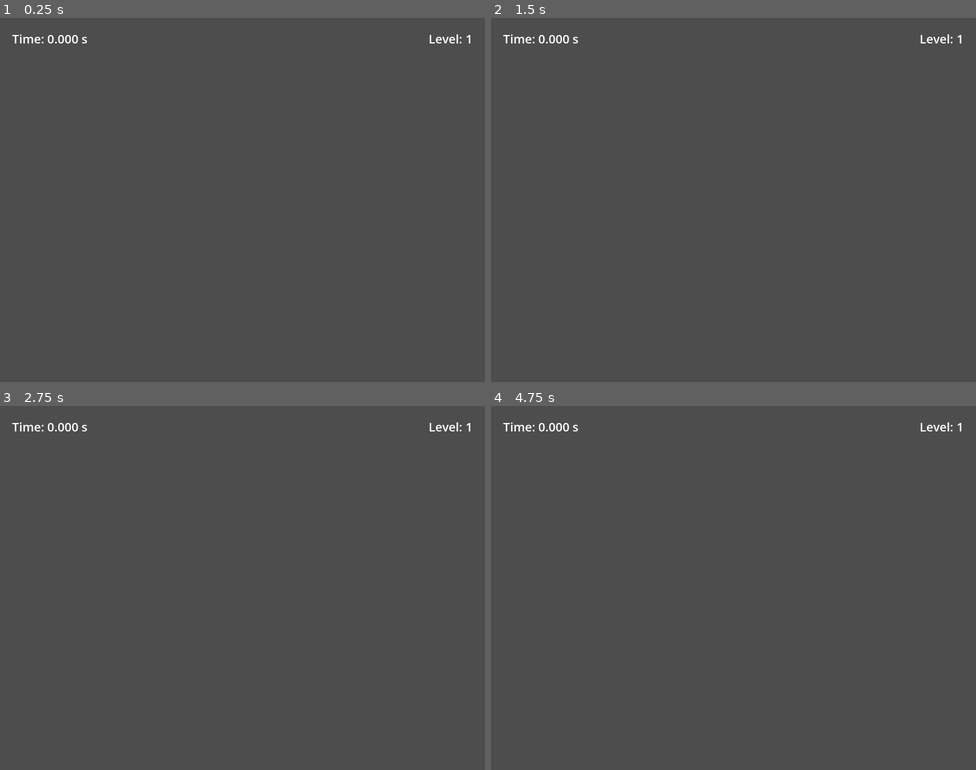
Above: before the commit, frames 1-4 (two rows, left to right).
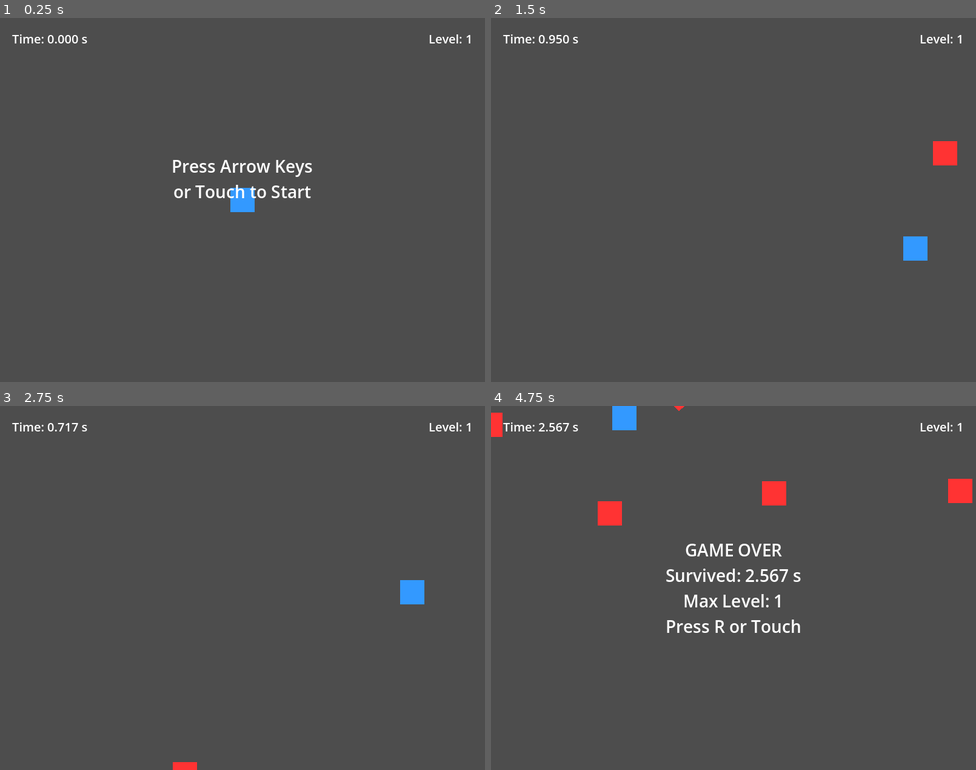
Above: after the commit, the same moments.

Repository: q673115816/godot-Dodgeball
Game: Godot game, scene res://main.tscn
The game is run twice, just before and just after one commit, with the same random seed, the same clock (stepped at 60 frames per second) and the same inputs.
Inputs (mouse positions are in pixels of both pictures, inside the frame that each line leads up to):
- Up to frame 1 (0.25 s): no input
- Up to frame 2 (1.5 s): tap Enter at 0.5 s; move the mouse to (840, 181) at 0.52 s; hold Right (ui_right) 0.53-1.28 s; hold R 0.53-1.28 s; click (840, 181) at 0.67 s; move the mouse to (636, 218) at 1.27 s; hold Down (ui_down) from 1.28 s (still down); tap R at 1.35 s
- Up to frame 3 (2.75 s): tap R at 2 s; move the mouse to (291, 507) at 2.02 s; release Down (ui_down) at 2.03 s; hold Right (ui_right) from 2.03 s (still down); hold R from 2.03 s (still down)
- Up to frame 4 (4.75 s): move the mouse to (709, 660) at 2.77 s; release Right (ui_right) at 2.78 s; release R at 2.78 s; hold Up (ui_up) 2.78-3.53 s; tap R at 2.85, 4.35 s; click (709, 660) at 2.92 s; move the mouse to (879, 642) at 3.52 s; hold R 3.53-4.28 s; hold Left (ui_left) from 3.53 s (still down); move the mouse to (588, 533) at 4.27 s

The runs differ from the first frame. In frame 1, 1.0% of the frame differs, in the area x 35-65%, y 39-54%; in frame 2, 0.7%; in frame 3, 0.5%; in frame 4, 2.9%, in the area x 0-100%, y 0-63%.
Error before the commit: Parse Error: Identifier "game_paused" not declared in the current scope. (res://main.gd:48)

Commit message:
feat(游戏): 添加暂停功能并优化UI文本显示
- 在 main.gd 中添加 game_paused 变量以支持游戏暂停功能
- 将游戏结束文本中的换行符从硬换行改为转义字符，提高可维护性
- 统一玩家节点文本对齐方式为数值常量
- 更新 Web 子模块至最新版本
- 添加 Claude 本地权限配置以支持构建脚本

Diff:
--- a/game/main.gd
+++ b/game/main.gd
@@ -4,6 +4,7 @@
 var score: float = 0.0  # 改为浮点数以支持毫秒
 var game_running = false
 var game_over_state = false
+var game_paused = false
 
 # 难度控制变量
 var difficulty_level = 1
--- a/game/main.tscn
+++ b/game/main.tscn
@@ -61,6 +61,5 @@
 grow_horizontal = 2
 grow_vertical = 2
 theme_override_font_sizes/font_size = 28
-text = "GAME OVER
-Press R to Restart"
+text = "GAME OVER\nPress R to Restart"
 horizontal_alignment = 1
--- a/game/player.tscn
+++ b/game/player.tscn
@@ -32,7 +32,7 @@
 offset_right = 50.0
 offset_bottom = -20.0
 text = ""
-horizontal_alignment = HORIZONTAL_ALIGNMENT_CENTER
+horizontal_alignment = 1
 
 [connection signal="body_entered" from="DetectionArea" to="." method="_on_area_entered"]
 [connection signal="body_exited" from="DetectionArea" to="." method="_on_area_exit"]
Not shown, added: .claude/settings.local.json
